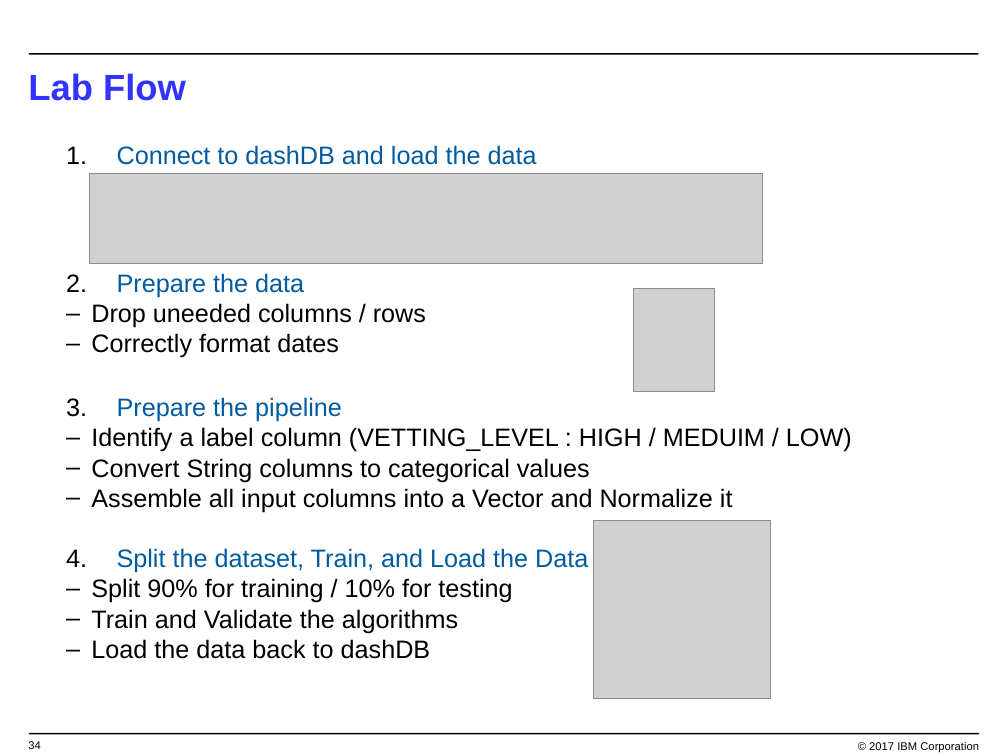
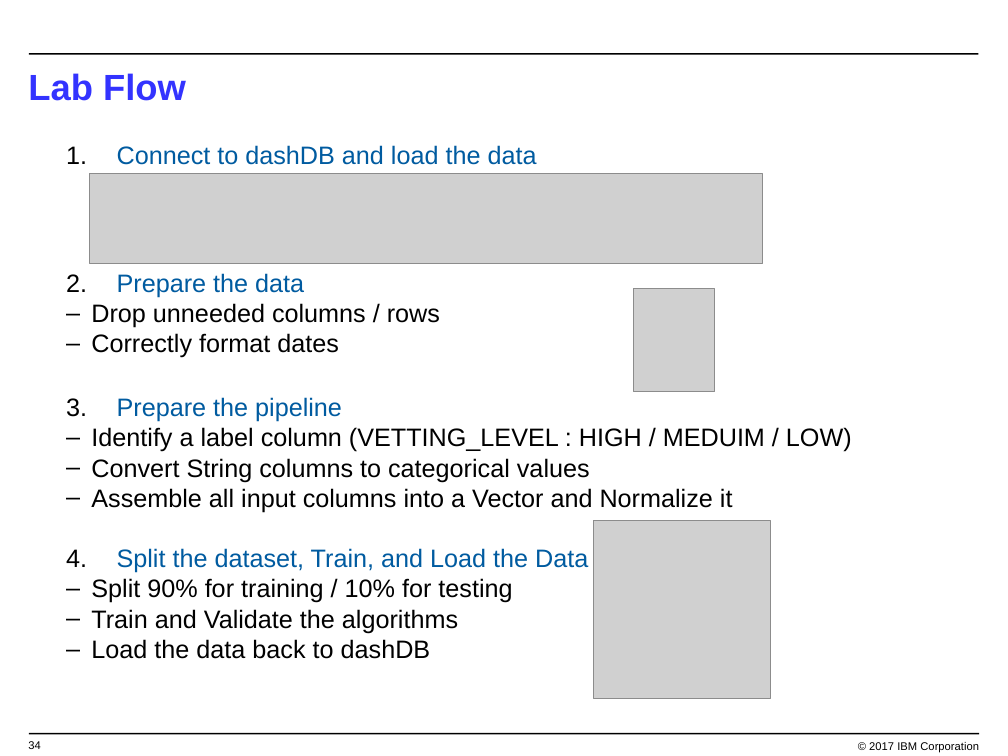
Before and after one commit to Davin-IBM/Proof-of-Technology, a slide deck: slide 34 of DSX/Lab-2/Categorizing-Introduction.pptx. Drawn at 1008x756 pixels with LibreOffice and Linux fonts; fonts in the diff are those of the drawing; grey boxes stand for pictures; background and template pictures are left out. Boxes give left, top, right and bottom in pixels: in the first picture for what was removed or moved away, otherwise in the second. Text is boxed around its words. In the diff, an @@ line names an element or a change of style, - is before the commit and + after.

```diff
--- a/DSX/Lab-2/Categorizing-Introduction.pptx
+++ b/DSX/Lab-2/Categorizing-Introduction.pptx
@@ text at <box>91,303,440,328</box>: text changed @@
-  – Drop uneeded columns / rows
+  – Drop unneeded columns / rows
```
Also in this commit, not shown: 2 other files.
